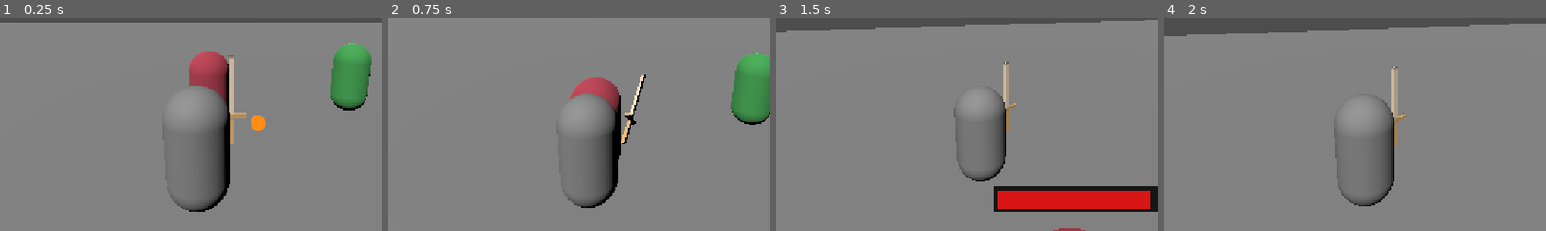
Above: before the commit, frames 1-4 (left to right).
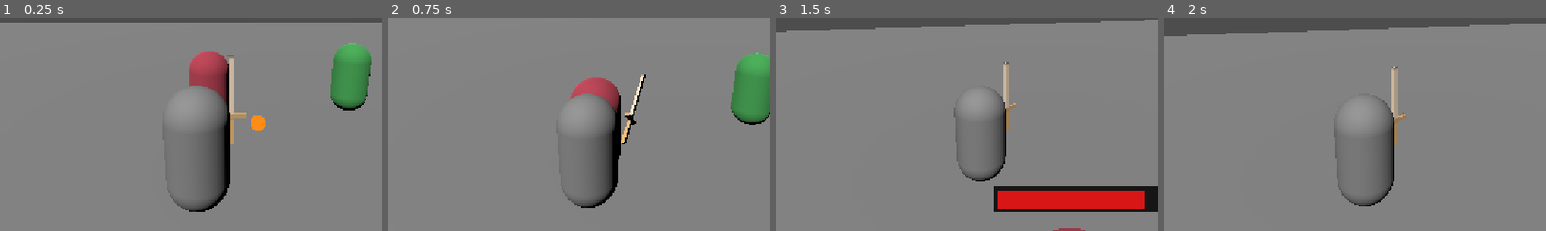
Above: after the commit, the same moments.

Repository: felipeallen20/valero-arpg
Game: Godot game, scene res://scenes/world.tscn
Two runs of this game, one before a commit and one after it. Both use one fixed random seed, a clock stepped at 60 frames per second and the inputs below.
Inputs (mouse positions are % of the whole screen's width and height, from its top left):
- Up to frame 1 (0.25 s): no input
- Up to frame 2 (0.75 s): tap Enter at 0.5 s; move the mouse to (49, 51) at 0.52 s; press the mouse at (49, 51) at 0.53 s; hold W (forward) from 0.53 s (still down)
- Up to frame 3 (1.5 s): keep holding W (forward); tap Space (jump) at 0.77 s; move the mouse to (57, 51) at 1.27 s; release the mouse at (57, 51) at 1.28 s; tap Shift (dodge) at 1.35 s
- Up to frame 4 (2 s): keep holding W (forward); tap Space (jump) at 1.52 s
The pictures show only the part of the screen within x 20-70%, y 37-87%; the shares and areas given below are measured in that part.

Frames 1-2 are identical in both runs. In frame 3, 0.1% of the frame differs, in the area x 96-98%, y 81-90%; in frame 4, nothing differs.

Commit message:
The two overrides are outside of scenes/world.tscn

Diff:
--- a/valero/scenes/world.tscn
+++ b/valero/scenes/world.tscn
@@ -29,11 +29,9 @@
 
 [node name="Enemy" parent="." unique_id=703695394 instance=ExtResource("3_4wyf3")]
 transform = Transform3D(1, 0, 0, 0, 1, 0, 0, 0, 1, -0.019, 1.2, -3.34)
-max_health = 75.0
 
 [node name="EnemyRanged" parent="." unique_id=1653472088 instance=ExtResource("5_rnge3")]
 transform = Transform3D(1, 0, 0, 0, 1, 0, 0, 0, 1, 4, 1.2, -4)
-max_health = 75.0
 
 [node name="HUD" parent="." unique_id=1768720518 instance=ExtResource("4_k0juu")]
 
